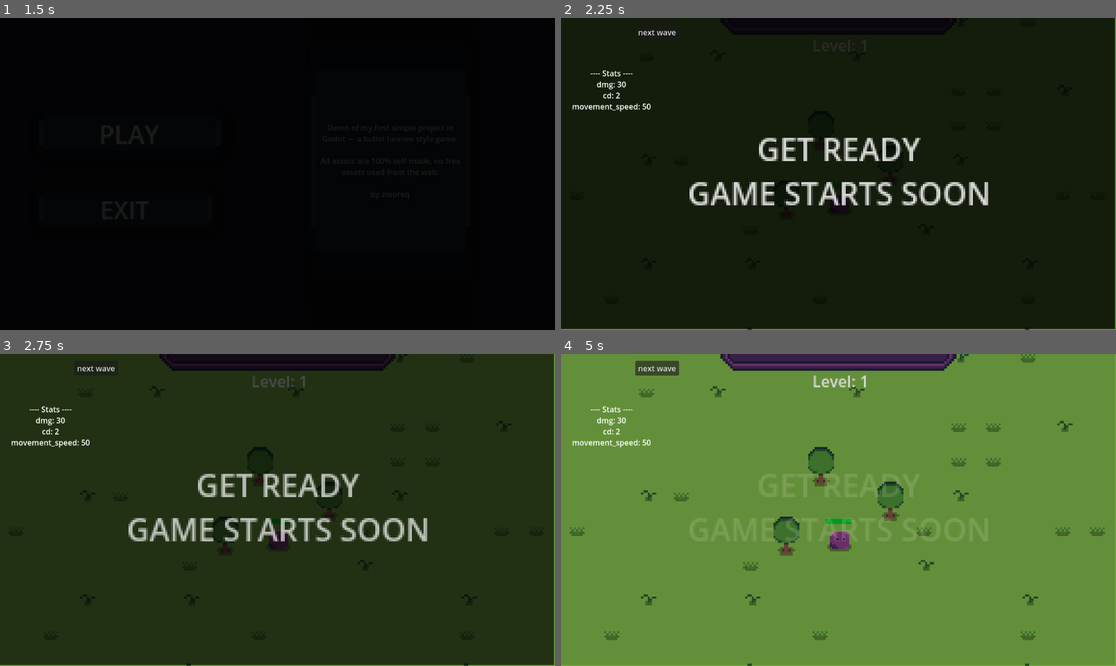
Above: before the commit, frames 1-4 (two rows, left to right).
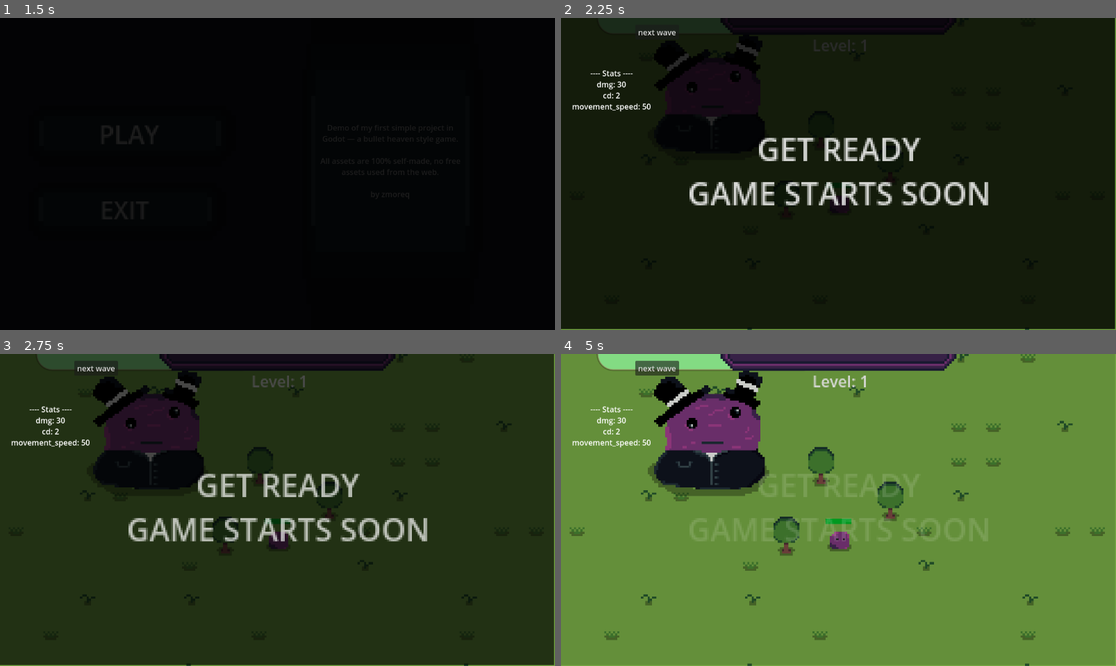
Above: after the commit, the same moments.

Repository: zmoreq/MiniProjectGodot-1-
Game: Godot game, scene res://scenes/menu.tscn
Same seed, same stepped clock (60 frames per second), same inputs: the game is played once before the commit and once after it.
Inputs (mouse positions are in pixels of both pictures, inside the frame that each line leads up to):
- Up to frame 1 (1.5 s): click "PLAY" at 0.5 s; click "PLAY" at 1.25 s
- Up to frame 2 (2.25 s): tap Enter at 2 s; move the mouse to (960, 158) at 2.02 s; hold D (move_right) from 2.03 s (still down); tap Space (attack) at 2.1 s
- Up to frame 3 (2.75 s): keep holding D (move_right)
- Up to frame 4 (5 s): tap Space (attack) at 2.75, 2.85, 3.6, 4.25, 4.35 s; move the mouse to (727, 525) at 2.77 s; release D (move_right) at 2.78 s; hold S (move_down) 2.78-3.53 s; tap Enter at 3.5 s; move the mouse to (894, 441) at 3.52 s; hold D (move_right) 3.53-4.28 s; move the mouse to (810, 572) at 4.27 s; hold W (move_up) from 4.28 s (still down)

Frame 1 is identical in both runs. In frame 2, 3.1% of the frame differs, in the area x 16-37%, y 5-44%; in frame 3, 6.8%; in frame 4, 7.7%, in the area x 6-38%, y 0-46%.

Commit message:
First steps in mini boss dev

Diff:
--- /dev/null
+++ b/scenes/enemy_boss.tscn
@@ -0,0 +1,102 @@
+[gd_scene load_steps=12 format=3 uid="uid://bvobcq4mvd2f7"]
+
+[ext_resource type="Texture2D" uid="uid://chmjjep00ttx3" path="res://sprites/boss.png" id="1_5xr4n"]
+
+[sub_resource type="AtlasTexture" id="AtlasTexture_xu5hf"]
+atlas = ExtResource("1_5xr4n")
+region = Rect2(0, 0, 64, 71)
+
+[sub_resource type="AtlasTexture" id="AtlasTexture_lq6pu"]
+atlas = ExtResource("1_5xr4n")
+region = Rect2(64, 0, 64, 71)
+
+[sub_resource type="AtlasTexture" id="AtlasTexture_bdlgx"]
+atlas = ExtResource("1_5xr4n")
+region = Rect2(128, 0, 64, 71)
+
+[sub_resource type="AtlasTexture" id="AtlasTexture_lujot"]
+atlas = ExtResource("1_5xr4n")
+region = Rect2(192, 0, 64, 71)
+
+[sub_resource type="AtlasTexture" id="AtlasTexture_pxn6j"]
+atlas = ExtResource("1_5xr4n")
+region = Rect2(256, 0, 64, 71)
+
+[sub_resource type="SpriteFrames" id="SpriteFrames_1ofvn"]
+animations = [{
+"frames": [{
+"duration": 1.0,
+"texture": SubResource("AtlasTexture_xu5hf")
+}, {
+"duration": 1.0,
+"texture": SubResource("AtlasTexture_lq6pu")
+}, {
+"duration": 1.0,
+"texture": SubResource("AtlasTexture_bdlgx")
+}, {
+"duration": 1.0,
+"texture": SubResource("AtlasTexture_lujot")
+}, {
+"duration": 1.0,
+"texture": SubResource("AtlasTexture_pxn6j")
+}],
+"loop": true,
+"name": &"default",
+"speed": 5.0
+}]
+
+[sub_resource type="CapsuleShape2D" id="CapsuleShape2D_5xr4n"]
+radius = 11.0
+height = 56.0
+
+[sub_resource type="CapsuleShape2D" id="CapsuleShape2D_xu5hf"]
+radius = 27.0
+height = 86.0
+
+[sub_resource type="StyleBoxFlat" id="StyleBoxFlat_5xr4n"]
+bg_color = Color(1, 0.425788, 0.357085, 1)
+corner_radius_top_left = 30
+corner_radius_top_right = 30
+corner_radius_bottom_right = 30
+corner_radius_bottom_left = 30
+shadow_size = 1
+
+[sub_resource type="StyleBoxFlat" id="StyleBoxFlat_xu5hf"]
+bg_color = Color(0.6, 1, 0.6, 1)
+corner_radius_top_left = 30
+corner_radius_top_right = 30
+corner_radius_bottom_right = 30
+corner_radius_bottom_left = 30
+
+[node name="Enemy Boss" type="CharacterBody2D"]
+
+[node name="AnimatedSprite2D" type="AnimatedSprite2D" parent="."]
+sprite_frames = SubResource("SpriteFrames_1ofvn")
+autoplay = "default"
+frame_progress = 0.485708
+
+[node name="CollisionShape2D" type="CollisionShape2D" parent="."]
+position = Vector2(0, 17)
+rotation = -1.5708
+shape = SubResource("CapsuleShape2D_5xr4n")
+
+[node name="Attacks" type="Node" parent="."]
+
+[node name="Area2D" type="Area2D" parent="Attacks"]
+
+[node name="CollisionShape2D" type="CollisionShape2D" parent="Attacks/Area2D"]
+position = Vector2(0, 17)
+rotation = -1.5708
+shape = SubResource("CapsuleShape2D_xu5hf")
+
+[node name="ProgressBar" type="ProgressBar" parent="."]
+offset_left = -51.0
+offset_top = -44.0
+offset_right = 85.0
+offset_bottom = -25.0
+scale = Vector2(0.75, 0.75)
+theme_override_styles/background = SubResource("StyleBoxFlat_5xr4n")
+theme_override_styles/fill = SubResource("StyleBoxFlat_xu5hf")
+value = 66.0
+show_percentage = false
+metadata/_edit_use_anchors_ = true
--- a/scenes/game.tscn
+++ b/scenes/game.tscn
@@ -8,6 +8,7 @@
 [ext_resource type="Texture2D" uid="uid://cdk6jlqifo57s" path="res://sprites/level-bar-progress.png" id="6_400sg"]
 [ext_resource type="Script" uid="uid://chgpfk08uqsqa" path="res://scripts/managers/level_manager.gd" id="7_400sg"]
 [ext_resource type="Script" uid="uid://caq4gg3abouij" path="res://scripts/managers/enemy_manager.gd" id="8_gee14"]
+[ext_resource type="PackedScene" uid="uid://bvobcq4mvd2f7" path="res://scenes/enemy_boss.tscn" id="9_g4kob"]
 
 [sub_resource type="TileSetAtlasSource" id="TileSetAtlasSource_400sg"]
 texture = ExtResource("2_cpr0p")
@@ -254,6 +255,9 @@
 [node name="Wave Timer" type="Timer" parent="Enemy Manager"]
 wait_time = 2.0
 
+[node name="Enemy Boss" parent="." instance=ExtResource("9_g4kob")]
+position = Vector2(70, 47)
+
 [connection signal="died" from="Player" to="." method="_on_player_died"]
 [connection signal="pressed" from="UI/debug button" to="UI/debug button" method="_on_pressed"]
 [connection signal="lvled_up" from="Level Manager" to="Player" method="_on_level_manager_lvled_up"]
Not shown: 1 places in scenes/game.tscn that only renumber resources
Binary file added: sprites/boss.png
Not shown, added: sprites/boss.png.import
